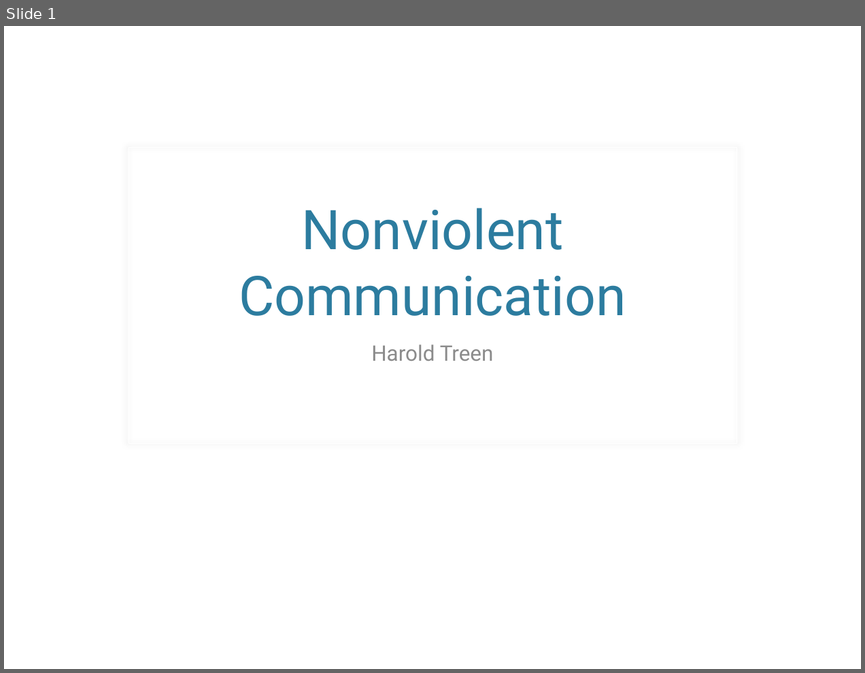
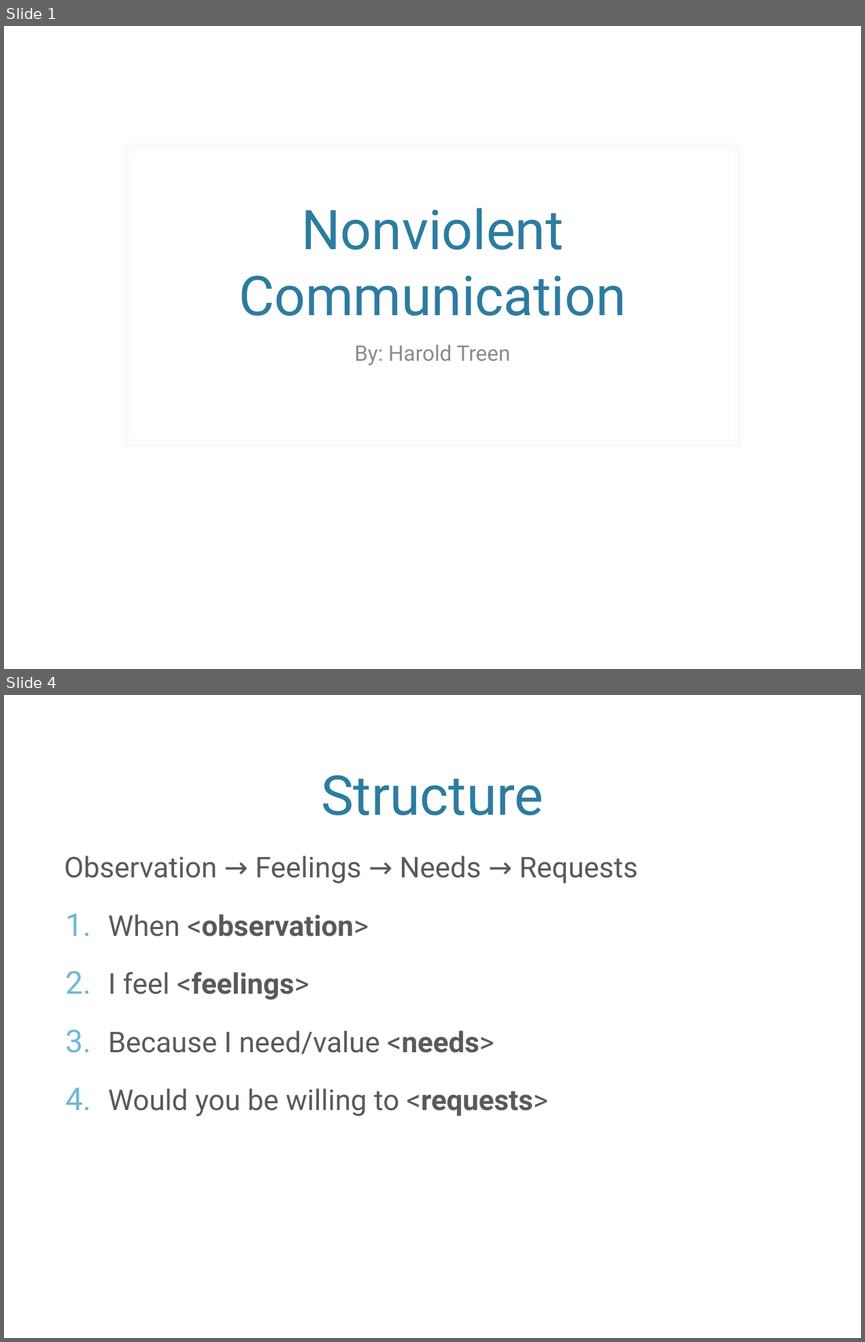
Before and after one commit to haroldtreen/RecurseCenterStuff, a slide deck: presentations/nvc.pptx. Shown one above the other, each under a label of ours: slide 1 before the commit, slides 1 and 4 after it; the slides between them are not shown. The pictures are 865x673 and 865x1342 pixels, drawn with LibreOffice and Linux fonts; fonts in the diff are those of the drawing; background and template pictures are left out. Boxes give left, top, right and bottom in pixels: in the first picture for what was removed or moved away, otherwise in the second. Text is boxed around its words. In the diff, an @@ line names an element or a change of style, - is before the commit and + after.

```diff
--- a/presentations/nvc.pptx
+++ b/presentations/nvc.pptx
@@ slide 4 added at (4,695,861,1338), background picture (left out) @@
@@ title added at (321,775,544,815), 46 pt, text #2C7C9F @@
+Structure
@@ text added at (64,855,638,1116), 24 pt, text #595959 @@
+Observation → Feelings → Needs → Requests
+1. When <observation>
+2. I feel <feelings>
+3. Because I need/value <needs>
+4. Would you be willing to <requests>
@@ slide 1 changed as well @@
@@ subtitle at (354,344,511,365): text changed @@
-Harold Treen
+By: Harold Treen
```
Also in this commit, not shown: 10 other slides added.
